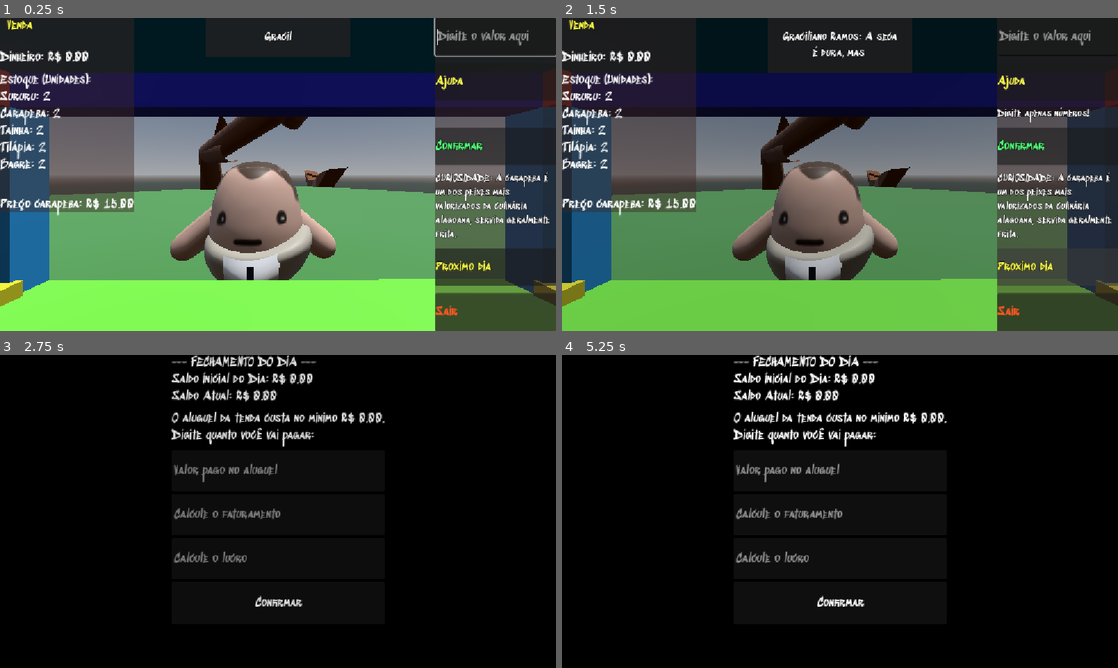
Above: before the commit, frames 1-4 (two rows, left to right).
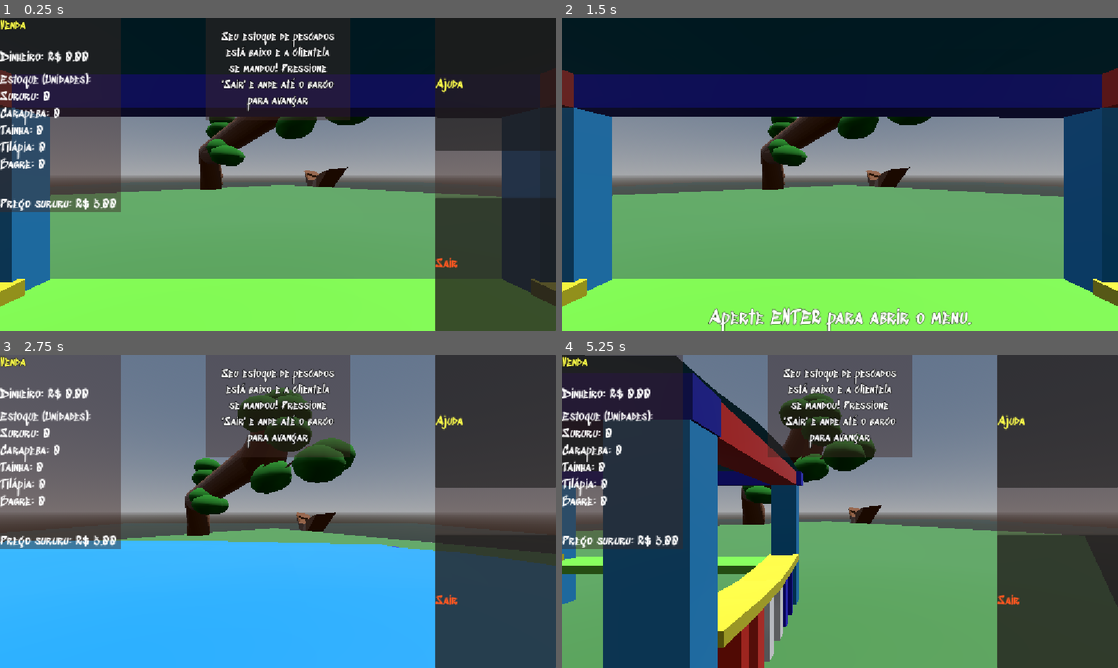
Above: after the commit, the same moments.

Repository: Felipe-Aragao/JogoCG
Game: Godot game, scene res://scenes/mundo/mundo.tscn
The game is run twice, just before and just after one commit, with the same random seed, the same clock (stepped at 60 frames per second) and the same inputs. This scene is started directly instead of the project's main scene. Sound files missing from this copy of the repository are replaced by a short silence.
Inputs (mouse positions are in pixels of both pictures, inside the frame that each line leads up to):
- Up to frame 1 (0.25 s): no input
- Up to frame 2 (1.5 s): click (1056, 146) at 0.5 s, where only the run before the commit has a clickable "Confirmar"; click (1056, 268) at 1.25 s, where only the run before the commit has a clickable "Proximo dia"
- Up to frame 3 (2.75 s): tap Enter (interagir) at 2 s; move the mouse to (400, 495) at 2.02 s; hold D (move_right) from 2.03 s (still down); tap Q at 2.1 s; tap Space (jump) at 2.27 s
- Up to frame 4 (5.25 s): release D (move_right) at 2.75 s; click (840, 602) at 2.75 s, where only the run before the commit has a clickable "Confirmar"; click (1056, 420) at 3.5 s, where only the run after the commit has a clickable "Ajuda"; tap Space (jump) at 4.25, 4.52 s; move the mouse to (728, 527) at 4.27 s; hold S (move_down) 4.28-5.03 s; tap Enter (interagir) at 4.35 s; tap Q at 4.55 s; move the mouse to (895, 442) at 5.02 s; press the mouse at (895, 442) at 5.03 s; hold D (move_right) from 5.03 s (still down)

The runs differ from the first frame. In frame 1, 21% of the frame differs, in the area x 0-100%, y 0-96%; in frame 2, 83%; in frame 3, 97%; in frame 4, 98%, in the area x 0-100%, y 0-100%.

Commit message:
Adicao de folhas e encaminha pro barco

Diff:
--- a/scenes/Global.gd
+++ b/scenes/Global.gd
@@ -1,12 +1,12 @@
 extends Node
 
 var dinheiro: float = 0.0
-var diaAtual: int = 1
-var sururuEstoque: int = 2
-var carapebaEstoque: int = 2
-var tainhaEstoque: int = 2
-var tilapiaEstoque: int = 2
-var bagreEstoque: int = 2
+var diaAtual: int = 0
+var sururuEstoque: int = 0
+var carapebaEstoque: int = 0
+var tainhaEstoque: int = 0
+var tilapiaEstoque: int = 0
+var bagreEstoque: int = 0
 var venda: bool = false
 var dinheiroInicioDia: float = 0.0
 # Called when the node enters the scene tree for the first time.
--- a/scenes/mundo/mundo.gd
+++ b/scenes/mundo/mundo.gd
@@ -42,8 +42,8 @@
 func _on_area_3d_2_body_exited(body: Node3D) -> void:
 	if body.name == "CharacterBody3D":
 		jogadorPertoTenda = false
-		if Global.sururuEstoque <= 0: legenda.text = "Retorne a tenda para avançar para o próximo dia."
-		else :  legenda.text = "Temos dinheiro a fazer! Volte para a tenda."
+		if Global.sururuEstoque <= 0: legenda.text = "Siga para o Barco para avançar."
+		else :  legenda.text = "Ainda podemos fazer dinheiro!"
 func _input(event: InputEvent) -> void:
 	if event.is_action_pressed("interagir") and jogadorPertoTenda and not Global.venda:
 		abrir_loja()
@@ -56,3 +56,14 @@
 	Input.mouse_mode = Input.MOUSE_MODE_VISIBLE
 	telaVenda.get_child(0).entrada.grab_focus()
 	telaVenda.get_child(0).fade_in_music()
+
+
+func _on_area_barco_body_entered(body: Node3D) -> void:
+	if body.name == "CharacterBody3D":
+
+		Global.venda = false
+
+		Input.mouse_mode = Input.MOUSE_MODE_VISIBLE
+
+		# Manda o jogador para a tela de cálculos financeiros
+		Transicao.mudar_cena("res://scenes/fechamento/fechamentos.tscn")
--- a/scenes/mundo/mundo.tscn
+++ b/scenes/mundo/mundo.tscn
@@ -26,6 +26,16 @@
 
 [sub_resource type="BoxShape3D" id="BoxShape3D_vq7ns"]
 size = Vector3(11.916237, 1, 12.065685)
+
+[sub_resource type="MeshTexture" id="MeshTexture_vq7ns"]
+
+[sub_resource type="StandardMaterial3D" id="StandardMaterial3D_s575f"]
+albedo_color = Color(0.13333334, 0.54509807, 0.13333334, 1)
+roughness_texture = SubResource("MeshTexture_vq7ns")
+roughness_texture_channel = 1
+
+[sub_resource type="BoxShape3D" id="BoxShape3D_3swdx"]
+size = Vector3(6.5603027, 2.4838867, 2.6279144)
 
 [sub_resource type="BoxShape3D" id="BoxShape3D_s575f"]
 size = Vector3(2.5422058, 6.2126465, 2.6486816)
@@ -63,7 +73,71 @@
 transform = Transform3D(-4.371139e-08, 0, 1, 0, 1, 0, -1, 0, -4.371139e-08, 2.9467297, 1.1254086, -2.7476888)
 
 [node name="TendaLagoa2" parent="." unique_id=120857903 instance=ExtResource("4_giaku")]
-transform = Transform3D(1, 0, 0, 0, 1, 0, 0, 0, 1, -5.369151, 0, -2.7871346)
+transform = Transform3D(1, 0, 0, 0, 1, 0, 0, 0, 1, -5.378886, -0.009536266, -2.7853818)
+
+[node name="Folhas" type="Node3D" parent="TendaLagoa2" unique_id=1239732332]
+
+[node name="CSGSphere3D" type="CSGSphere3D" parent="TendaLagoa2/Folhas" unique_id=2033089046]
+transform = Transform3D(1.5, 0, 0, 0, 1, 0, 0, 0, 1.5, -1.4666495, 2.4000652, 2.5805988)
+material = SubResource("StandardMaterial3D_s575f")
+
+[node name="CSGSphere3D14" type="CSGSphere3D" parent="TendaLagoa2/Folhas" unique_id=103608864]
+transform = Transform3D(1.5, 0, 0, 0, 1, 0, 0, 0, 1.5, -2.6289577, 2.4000652, 2.5805988)
+material = SubResource("StandardMaterial3D_s575f")
+
+[node name="CSGSphere3D13" type="CSGSphere3D" parent="TendaLagoa2/Folhas" unique_id=1958538244]
+transform = Transform3D(1.5, 0, 0, 0, 1, 0, 0, 0, 1.5, -1.7602506, 2.7546883, 2.8189557)
+material = SubResource("StandardMaterial3D_s575f")
+
+[node name="CSGSphere3D2" type="CSGSphere3D" parent="TendaLagoa2/Folhas" unique_id=92535633]
+transform = Transform3D(1.5, 0, 0, 0, 1, 0, 0, 0, 1.5, 0.7966976, 3.3174841, -0.5775695)
+material = SubResource("StandardMaterial3D_s575f")
+
+[node name="CSGSphere3D3" type="CSGSphere3D" parent="TendaLagoa2/Folhas" unique_id=1936693126]
+transform = Transform3D(1.4999323, -0.009286585, -0.0030434355, 0.01399212, 0.9997253, 0.032254554, 0.002743097, -0.021520987, 1.4996501, 2.7460601, 3.3597744, -1.9273696)
+material = SubResource("StandardMaterial3D_s575f")
+
+[node name="CSGSphere3D12" type="CSGSphere3D" parent="TendaLagoa2/Folhas" unique_id=295759906]
+transform = Transform3D(1.4999323, -0.009286585, -0.0030434355, 0.01399212, 0.9997253, 0.032254554, 0.002743097, -0.021520987, 1.4996501, 2.4104962, 3.658724, -2.3210244)
+material = SubResource("StandardMaterial3D_s575f")
+
+[node name="CSGSphere3D4" type="CSGSphere3D" parent="TendaLagoa2/Folhas" unique_id=11488831]
+transform = Transform3D(1.5, 0, 0, 0, 0.89596504, -0.66618687, 0, 0.44412458, 1.3439475, 1.5776606, 3.2054634, -0.56603026)
+material = SubResource("StandardMaterial3D_s575f")
+
+[node name="CSGSphere3D5" type="CSGSphere3D" parent="TendaLagoa2/Folhas" unique_id=1218932043]
+transform = Transform3D(-0.5254495, 0.01130219, -1.4048543, 0, 0.9999272, 0.018100154, 1.4049566, 0.004226986, -0.52541125, -3.2661734, 4.5739975, 3.2070956)
+material = SubResource("StandardMaterial3D_s575f")
+
+[node name="CSGSphere3D10" type="CSGSphere3D" parent="TendaLagoa2/Folhas" unique_id=1717443440]
+transform = Transform3D(-0.5254495, 0.01130219, -1.4048543, 0, 0.9999272, 0.018100154, 1.4049566, 0.004226986, -0.52541125, -3.2661734, 4.0336313, 3.2070956)
+material = SubResource("StandardMaterial3D_s575f")
+
+[node name="CSGSphere3D11" type="CSGSphere3D" parent="TendaLagoa2/Folhas" unique_id=9343544]
+transform = Transform3D(-0.5254495, 0.01130219, -1.4048543, 0, 0.9999272, 0.018100154, 1.4049566, 0.004226986, -0.52541125, -3.9470444, 4.0336313, 3.5996013)
+material = SubResource("StandardMaterial3D_s575f")
+
+[node name="CSGSphere3D6" type="CSGSphere3D" parent="TendaLagoa2/Folhas" unique_id=24346485]
+transform = Transform3D(1.5, 0, 0, 0, 1, 0, 0, 0, 1.5, 1.8987169, 5.3540955, -0.9378824)
+material = SubResource("StandardMaterial3D_s575f")
+
+[node name="CSGSphere3D7" type="CSGSphere3D" parent="TendaLagoa2/Folhas" unique_id=469921111]
+transform = Transform3D(1.5, 0, 0, 0, 1, 0, 0, 0, 1.5, 2.2198434, 4.9693165, -1.105856)
+material = SubResource("StandardMaterial3D_s575f")
+
+[node name="CSGSphere3D9" type="CSGSphere3D" parent="TendaLagoa2/Folhas" unique_id=256599139]
+transform = Transform3D(1.5, 0, 0, 0, 1, 0, 0, 0, 1.5, 2.2198434, 4.3966675, -1.105856)
+material = SubResource("StandardMaterial3D_s575f")
+
+[node name="CSGSphere3D8" type="CSGSphere3D" parent="TendaLagoa2/Folhas" unique_id=2080176311]
+transform = Transform3D(1.5, 0, 0, 0, 1, 0, 0, 0, 1.5, 2.2198434, 4.9693165, -0.31526542)
+material = SubResource("StandardMaterial3D_s575f")
+
+[node name="AreaBarco" type="Area3D" parent="TendaLagoa2" unique_id=2119624795]
+
+[node name="CollisionShape3D" type="CollisionShape3D" parent="TendaLagoa2/AreaBarco" unique_id=1904753373]
+transform = Transform3D(1, 0, 0, 0, 1, 0, 0, 0, 1, -10.5104, 1.6975315, -4.0333424)
+shape = SubResource("BoxShape3D_3swdx")
 
 [node name="Area3D2" type="Area3D" parent="." unique_id=1536296709]
 transform = Transform3D(-0.00017846933, -0.0029179454, -0.33498725, 0.33437517, -0.02045128, 0, -0.0204505, -0.33436242, 0.002923398, -0.3405199, 1.4085655, -5.6403303)
@@ -118,5 +192,6 @@
 
 [connection signal="body_entered" from="Area3D" to="CharacterBody3D" method="_on_area_3d_body_entered"]
 [connection signal="body_exited" from="Area3D" to="CharacterBody3D" method="_on_area_3d_body_exited"]
+[connection signal="body_entered" from="TendaLagoa2/AreaBarco" to="." method="_on_area_barco_body_entered"]
 [connection signal="body_entered" from="Area3D2" to="." method="_on_area_3d_2_body_entered"]
 [connection signal="body_exited" from="Area3D2" to="." method="_on_area_3d_2_body_exited"]
--- a/scenes/tenda/vendas.gd
+++ b/scenes/tenda/vendas.gd
@@ -6,9 +6,7 @@
 @onready var entrada = $HBoxContainer/Math/MarginContainer/VBoxContainer/Entrada
 @onready var buttonConfirma = $HBoxContainer/Math/MarginContainer/VBoxContainer/ButtonConfirma
 @onready var feedback = $HBoxContainer/Math/MarginContainer/VBoxContainer/Feedback
-@onready var buttonProxDia = $ButtonProxDia
 @onready var confirma = $HBoxContainer/Math/MarginContainer/VBoxContainer/ButtonConfirma/Confirma
-@onready var proximoDia = $"HBoxContainer/Math/MarginContainer/VBoxContainer/ButtonProxDia/Próximo dia"
 @onready var ajuda = $HBoxContainer/Math/MarginContainer/VBoxContainer/ButtonAjuda/Ajuda
 @onready var curiosidade = $HBoxContainer/Math/MarginContainer/VBoxContainer/Curiosidade
 @onready var sair = $HBoxContainer/Math/MarginContainer/VBoxContainer/ButtonSair/Sair
@@ -90,7 +88,6 @@
 func atualizar_interface():
 	sair.text = "Sair"
 	ajuda.text = "Ajuda"
-	proximoDia.text = "Proximo dia"
 	confirma.text = "Confirmar"
 	infoDia.text = "Venda"
 	infoDinheiro.text = "Dinheiro: R$ %.2f" % Global.dinheiro
@@ -116,7 +113,7 @@
 	if (Global.bagreEstoque * catalogo["bagre"]["gramas"]) >= 1000: produtosDisponiveis.append("bagre")
 
 	if produtosDisponiveis.size() == 0:
-		textoCliente.text = "Seu estoque de pescados está baixo e a clientela se mandou! Avance para encerrar as vendas."
+		textoCliente.text = "Seu estoque de pescados está baixo e a clientela se mandou! Pressione 'Sair' e ande até o barco para avançar"
 		entrada.visible = false
 		buttonConfirma.visible = false
 		produtoAtual = "sururu"
--- a/scenes/tenda/vendas.tscn
+++ b/scenes/tenda/vendas.tscn
@@ -218,31 +218,6 @@
 theme_override_font_sizes/font_size = 20
 autowrap_mode = 3
 
-[node name="ButtonProxDia" type="Button" parent="HBoxContainer/Math/MarginContainer/VBoxContainer" unique_id=1653280828]
-layout_mode = 2
-size_flags_vertical = 3
-
-[node name="Próximo dia" type="Label" parent="HBoxContainer/Math/MarginContainer/VBoxContainer/ButtonProxDia" unique_id=1875888499]
-custom_minimum_size = Vector2(250, 0)
-layout_mode = 1
-anchors_preset = 8
-anchor_left = 0.5
-anchor_top = 0.5
-anchor_right = 0.5
-anchor_bottom = 0.5
-offset_left = -125.0
-offset_top = -13.0
-offset_right = 125.0
-offset_bottom = 13.0
-grow_horizontal = 2
-grow_vertical = 2
-theme_override_colors/font_color = Color(1, 1, 0.2901961, 1)
-theme_override_colors/font_outline_color = Color(0, 0, 0, 1)
-theme_override_constants/outline_size = 4
-theme_override_fonts/font = ExtResource("2_tb6an")
-theme_override_font_sizes/font_size = 25
-autowrap_mode = 3
-
 [node name="ButtonSair" type="Button" parent="HBoxContainer/Math/MarginContainer/VBoxContainer" unique_id=1081099940]
 layout_mode = 2
 size_flags_vertical = 3
@@ -279,5 +254,4 @@
 
 [connection signal="pressed" from="HBoxContainer/Math/MarginContainer/VBoxContainer/ButtonAjuda" to="." method="_on_button_ajuda_pressed"]
 [connection signal="pressed" from="HBoxContainer/Math/MarginContainer/VBoxContainer/ButtonConfirma" to="." method="_on_button_confirma_pressed"]
-[connection signal="pressed" from="HBoxContainer/Math/MarginContainer/VBoxContainer/ButtonProxDia" to="." method="_on_button_prox_dia_pressed"]
 [connection signal="pressed" from="HBoxContainer/Math/MarginContainer/VBoxContainer/ButtonSair" to="." method="_on_button_sair_pressed"]
